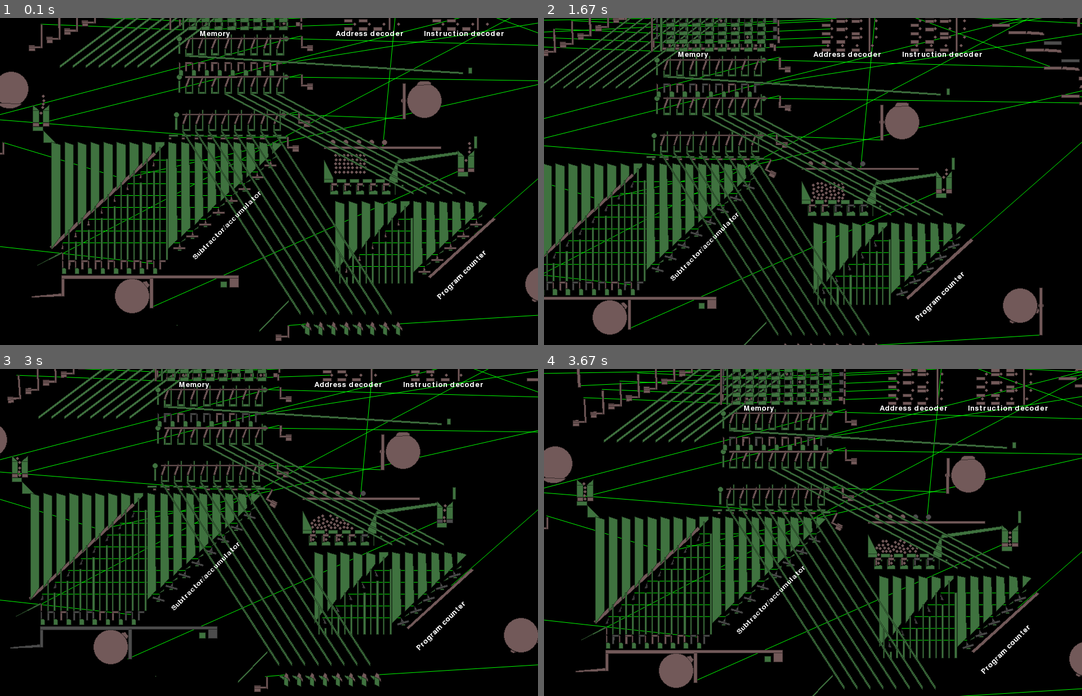
Above: before the commit, frames 1-4 (two rows, left to right).
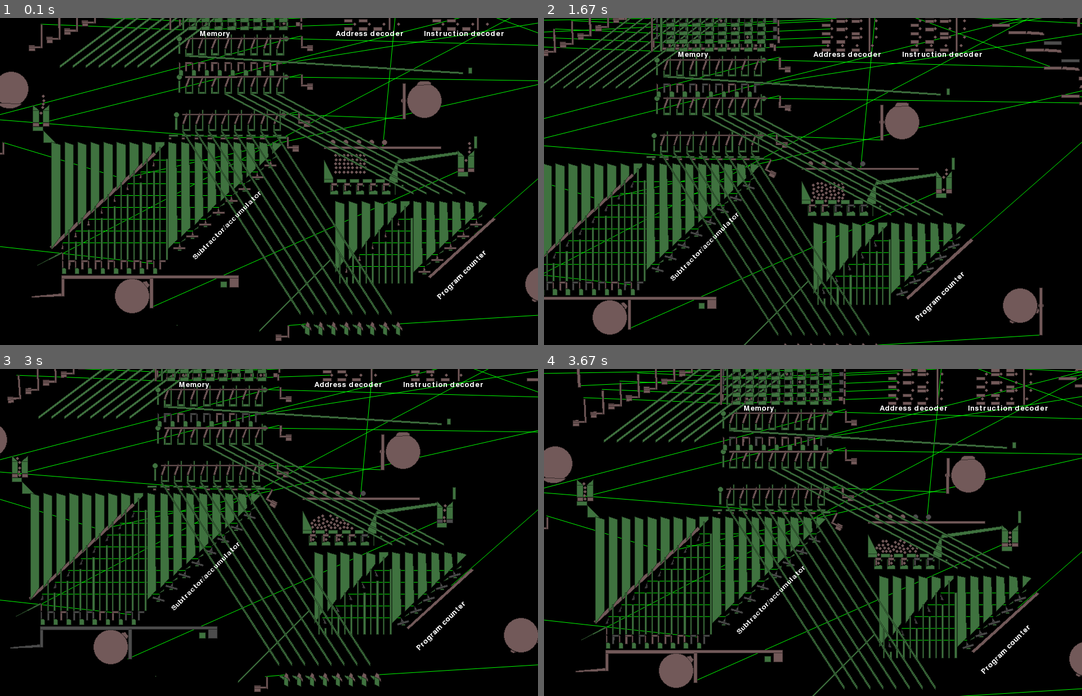
Above: after the commit, the same moments.

Repository: jmacarthur/box2d-ssem
Game: pygame game, started from main.py
The game is run twice, just before and just after one commit, with the same random seed, the same clock (stepped at 60 frames per second) and the same inputs.
Inputs (mouse positions are % of the whole screen's width and height, from its top left):
- Up to frame 1 (0.1 s): no input
- Up to frame 2 (1.67 s): hold Right 0.33-0.8 s; move the mouse to (46, 54) at 0.37 s; hold Up 0.83-1.13 s; tap Space at 0.9, 1.23, 1.53 s; hold Right 1.17-1.63 s
- Up to frame 3 (3 s): click "Address decoder" at 1.72 s; hold Left 2-2.53 s; tap Space at 2.07, 2.37, 2.63, 2.97 s; hold Down 2.57-2.87 s; hold Left from 2.9 s (still down)
- Up to frame 4 (3.67 s): tap Space at 3.27, 3.4 s; release Left at 3.3 s; hold Up from 3.33 s (still down)
The pictures show only the part of the screen within x 13-63%, y 38-88%; the shares and areas given below are measured in that part.

The runs differ from the first frame. In frame 1, less than 0.1% of the frame differs, in the area x 50-62%, y 74-92%; in frame 2, less than 0.1%, in the area x 38-50%, y 80-98%; in frame 3, less than 0.1%; in frame 4, less than 0.1%.

Commit message:
Lengthen accumulator eject guard

Diff:
--- a/main.py
+++ b/main.py
@@ -943,7 +943,7 @@
         self.connect_memory()
 
         # A guard which stops waste data from the subtractor falling into the instruction register
-        self.add_static_polygon([ (0,0), (50,50), (50,53), (0,3)], 120, self.memory_sender_y-10)
+        self.add_static_polygon([ (0,0), (120,120), (120,123), (0,3)], 120, self.memory_sender_y-10)
 
 
         # Add one final transfer band to move everything back into band 0
